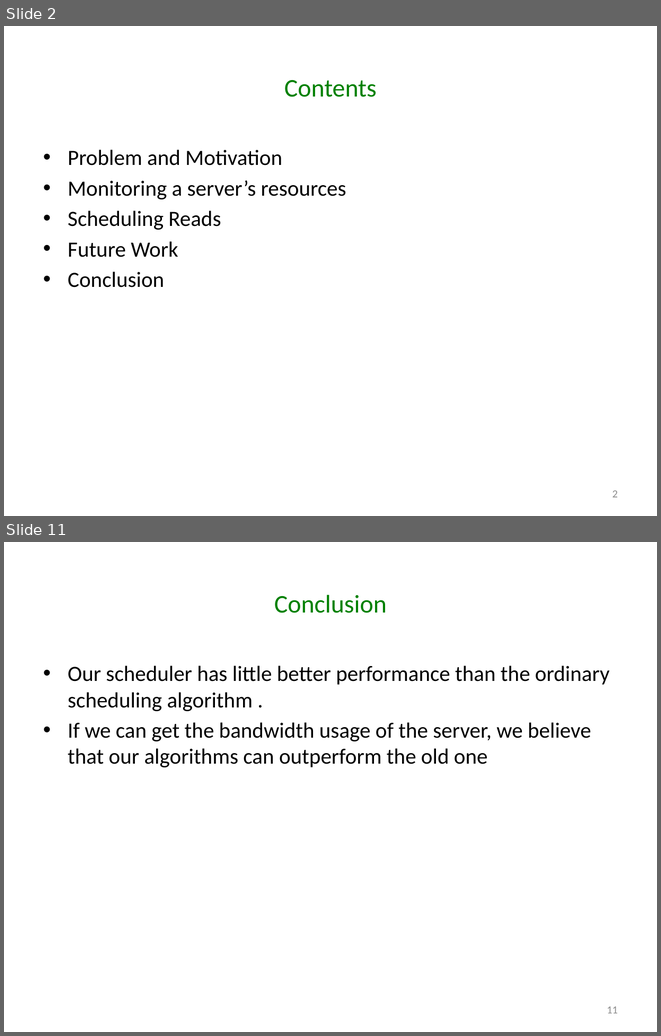
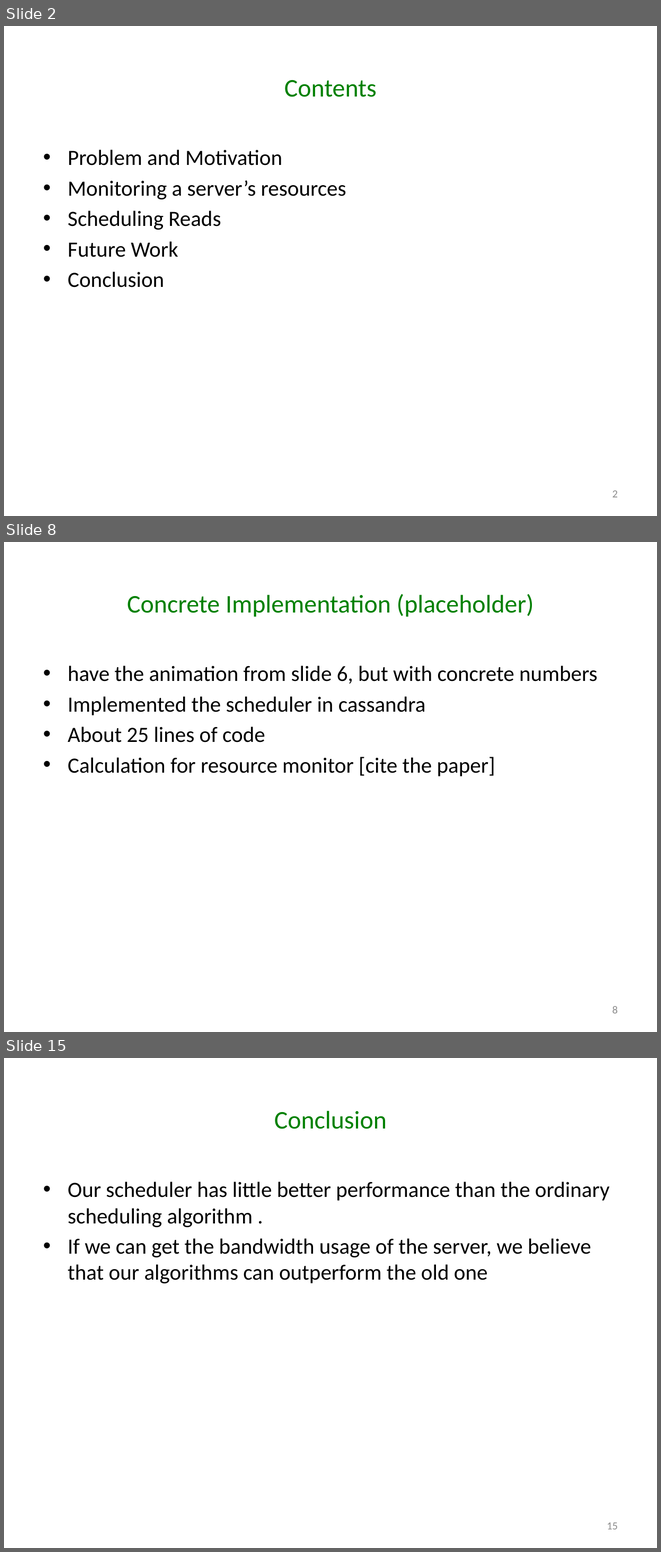
Before and after one commit to godares79/CS848-Project, a slide deck: PresentationSlides/Presentation.pptx. Shown one above the other, each under a label of ours: slides 2 and 11 before the commit, slides 2, 8 and 15 after it; the slides between them are not shown. The pictures are 661x1036 and 661x1552 pixels, drawn with LibreOffice and Linux fonts; fonts in the diff are those of the drawing. Boxes give left, top, right and bottom in pixels: in the first picture for what was removed or moved away, otherwise in the second. Text is boxed around its words. In the diff, an @@ line names an element or a change of style, - is before the commit and + after.

```diff
--- a/PresentationSlides/Presentation.pptx
+++ b/PresentationSlides/Presentation.pptx
@@ slide 8 added at [4,542,657,1032], background #FFFFFF @@
@@ title added at [127,594,534,617], 28 pt, text #008000 @@
+Concrete Implementation (placeholder)
@@ text added at [68,665,598,776], 24 pt, text #000000 @@
+• have the animation from slide 6, but with concrete numbers
+• Implemented the scheduler in cassandra
+• About 25 lines of code
+• Calculation for resource monitor [cite the paper]
@@ page number added at [612,1006,618,1013], 12 pt, text #8C8C8C @@
+8
@@ what was slide 11 is now slide 15 @@
@@ page number at [607,1522,618,1529]: text changed @@
-11
+15
```
Also in this commit, not shown: 8 slides changed, 5 other slides added, 2 slides removed, 1 other file.
